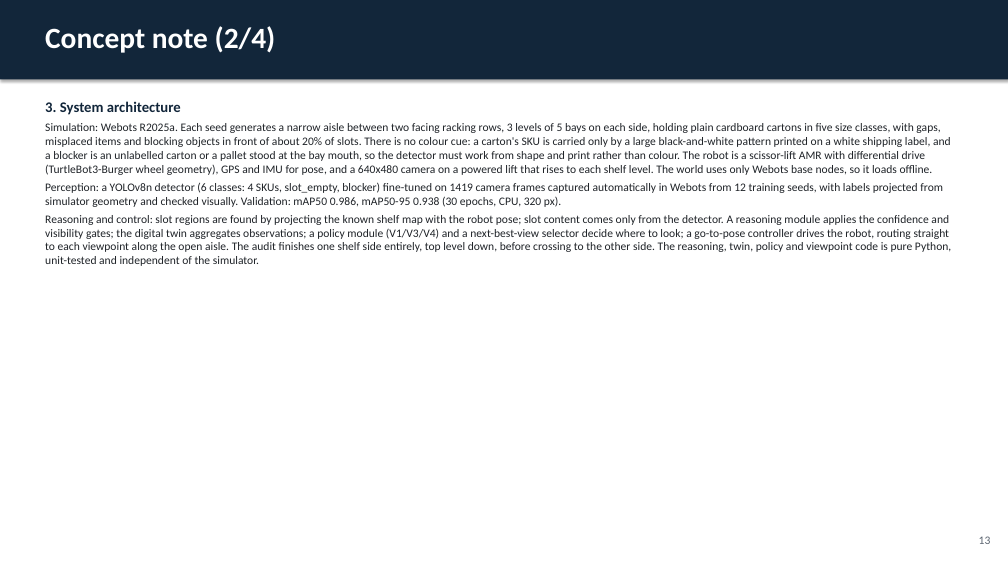
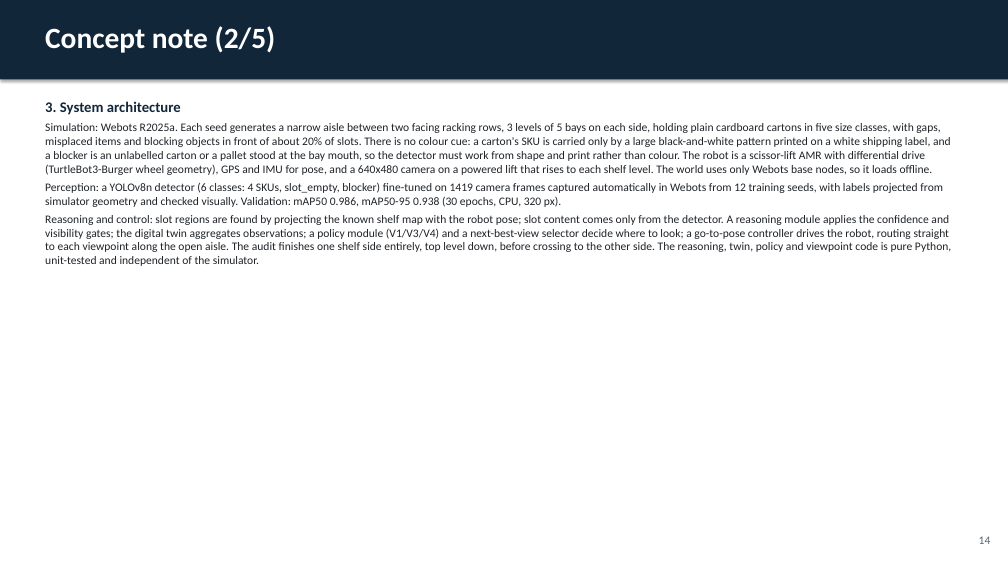
Before and after one commit to iffatirfana/shelfscan-amr, a slide deck: slide 14 of docs/ShelfScan_deck.pptx (slide 13 before the commit). Drawn at 1008x567 pixels with LibreOffice and Linux fonts; fonts in the diff are those of the drawing. Boxes give left, top, right and bottom in pixels: in the first picture for what was removed or moved away, otherwise in the second. Text is boxed around its words. In the diff, an @@ line names an element or a change of style, - is before the commit and + after.

```diff
--- a/docs/ShelfScan_deck.pptx
+++ b/docs/ShelfScan_deck.pptx
@@ text at (45, 26, 276, 53): text changed @@
-Concept note (2/4)
+Concept note (2/5)
@@ text at (979, 536, 991, 544): text changed @@
-13
+14
```
Also in this commit, not shown: 5 other slides changed, 2 slides added, 27 other files.
